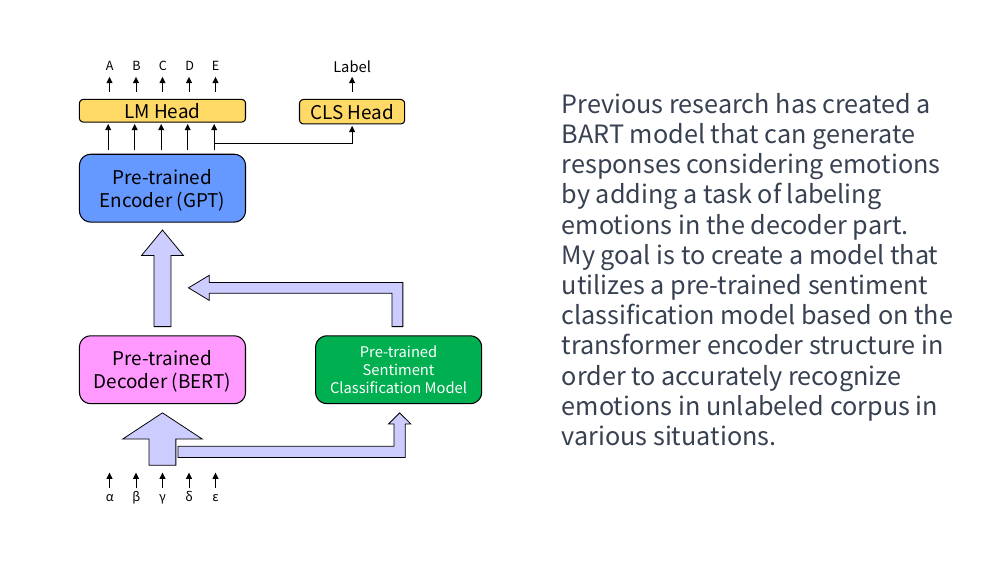
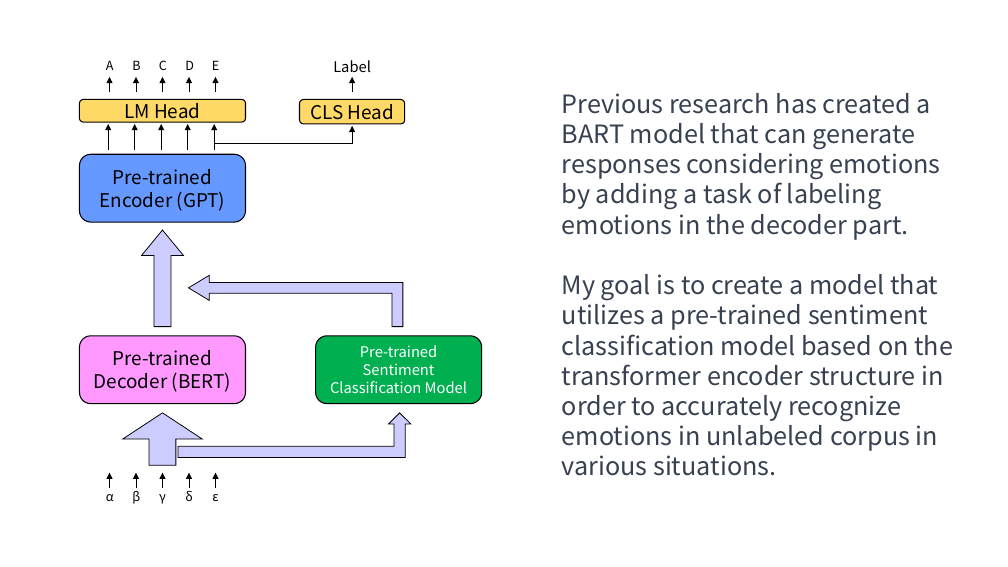
Before and after one commit to Sion1225/Study-Deeplearning-NLP, a slide deck: slide 1 of Research Road map/Model.pptx. Drawn at 1008x567 pixels with LibreOffice and Linux fonts; fonts in the diff are those of the drawing. Boxes give left, top, right and bottom in pixels: in the first picture for what was removed or moved away, otherwise in the second. Text is boxed around its words. In the diff, an @@ line names an element or a change of style, - is before the commit and + after.

```diff
--- a/Research Road map/Model.pptx
+++ b/Research Road map/Model.pptx
@@ text "Previous research has created a ..." rewrapped from bbox=[562, 93, 953, 446] to bbox=[562, 93, 953, 476] @@
```
Also in this commit, not shown: 4 other files.
